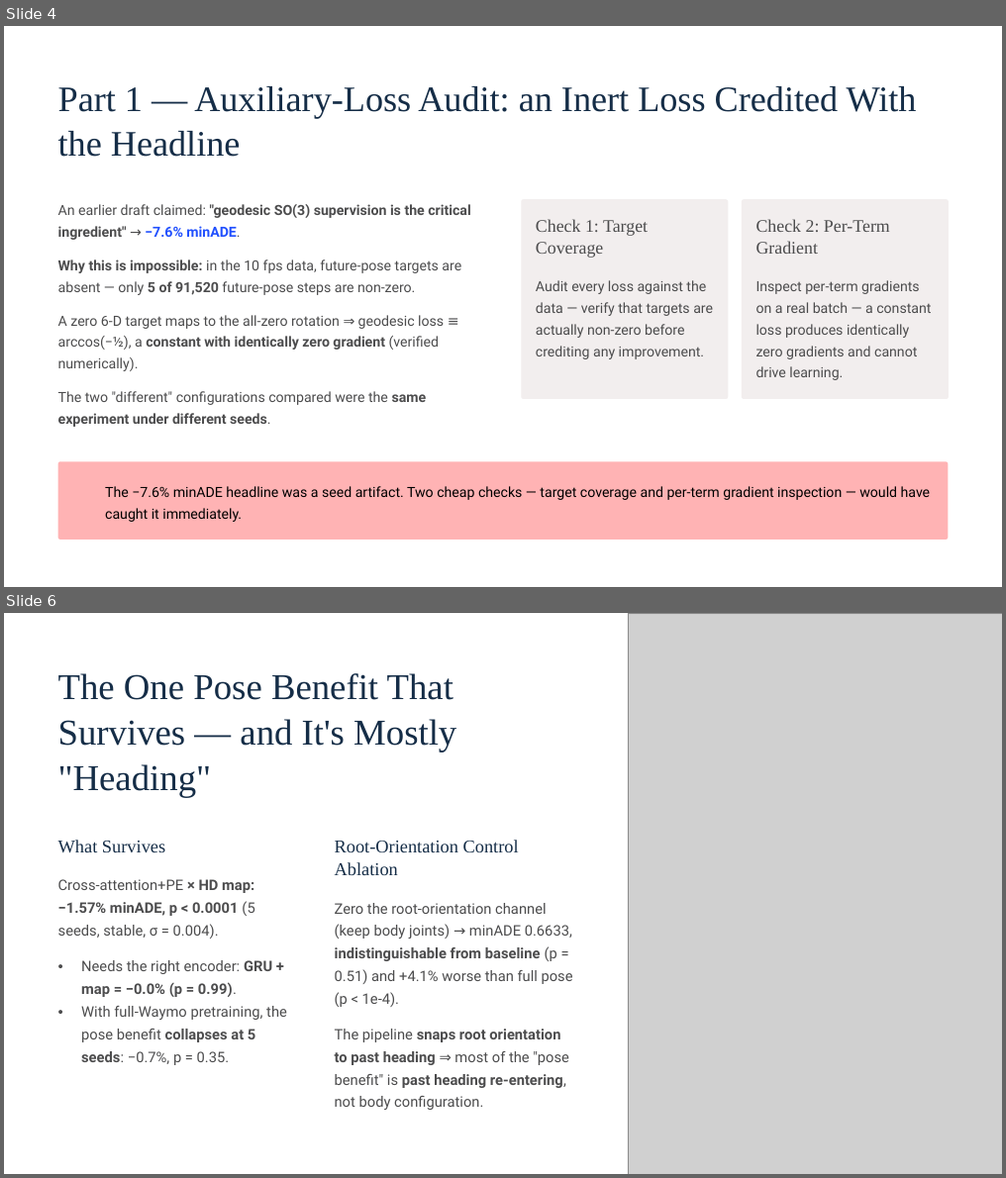
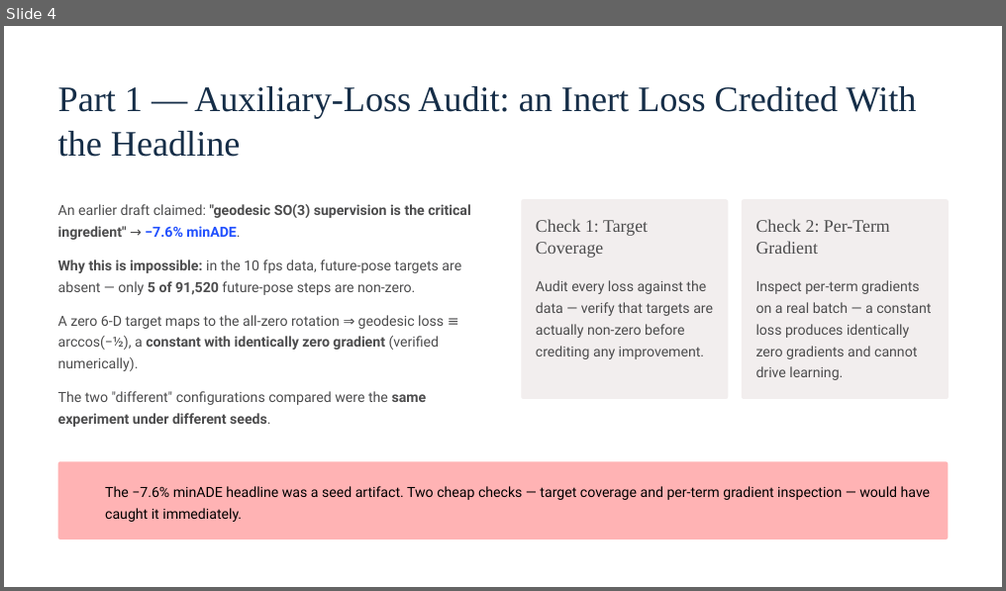
Before and after one commit to ers1804/MTR_with_poses, a slide deck: presentation/MTR-Pose_presentation.pptx. Shown one above the other, each under a label of ours: slides 4 and 6 before the commit, slide 4 after it; the slides between them are not shown. The pictures are 1006x1178 and 1006x591 pixels, drawn with LibreOffice and Linux fonts; fonts in the diff are those of the drawing; grey boxes stand for pictures; background and template pictures are left out. Boxes give left, top, right and bottom in pixels: in the first picture for what was removed or moved away, otherwise in the second. Text is boxed around its words. In the diff, an @@ line names an element or a change of style, - is before the commit and + after.

```diff
--- a/presentation/MTR-Pose_presentation.pptx
+++ b/presentation/MTR-Pose_presentation.pptx
@@ slide 6 removed at [4, 613, 1002, 1174], background #000000; not listed: 1 template element that a slide beside it also shows @@
@@ picture removed at [628, 613, 1002, 1174] @@
@@ text removed at [58, 673, 456, 798] @@
-The One Pose Benefit That Survives — and It's Mostly "Heading"
@@ text removed at [58, 840, 165, 853] @@
-What Survives
@@ text removed at [335, 840, 519, 875] @@
-Root-Orientation Control Ablation
@@ text removed at [58, 879, 254, 939] @@
-Cross-attention+PE × HD map: −1.57% minADE, p < 0.0001 (5 seeds, stable, σ = 0.004).
@@ text removed at [335, 903, 573, 1110] @@
-Zero the root-orientation channel (keep body joints) → minADE 0.6633, indistinguishable from baseline (p = 0.51) and +4.1% worse than full pose (p < 1e-4).
-The pipeline snaps root orientation to past heading ⇒ most of the "pose benefit" is past heading re-entering, not body configuration.
@@ text removed at [81, 960, 287, 1065] @@
-• Needs the right encoder: GRU + map = −0.0% (p = 0.99).
-• With full-Waymo pretraining, the pose benefit collapses at 5 seeds: −0.7%, p = 0.35.
```
Also in this commit, not shown: 6 slides changed, 1 slide added.
